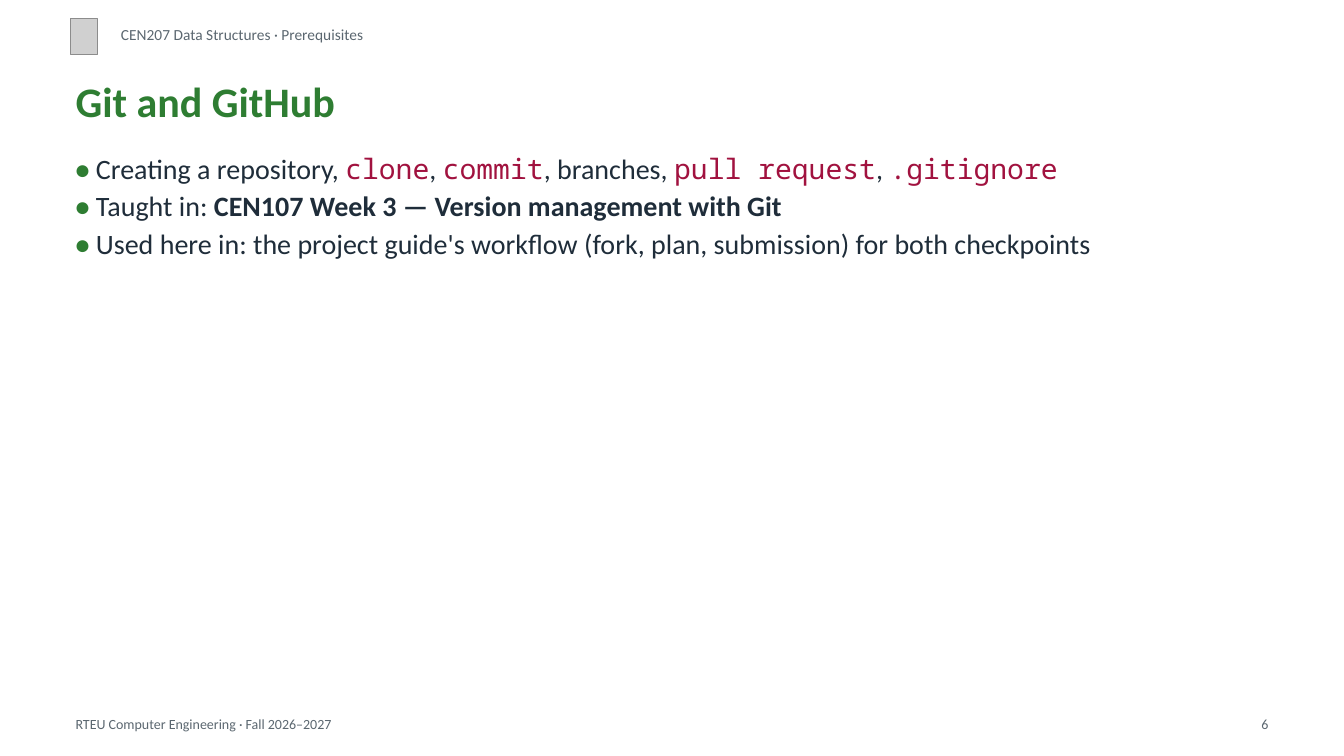
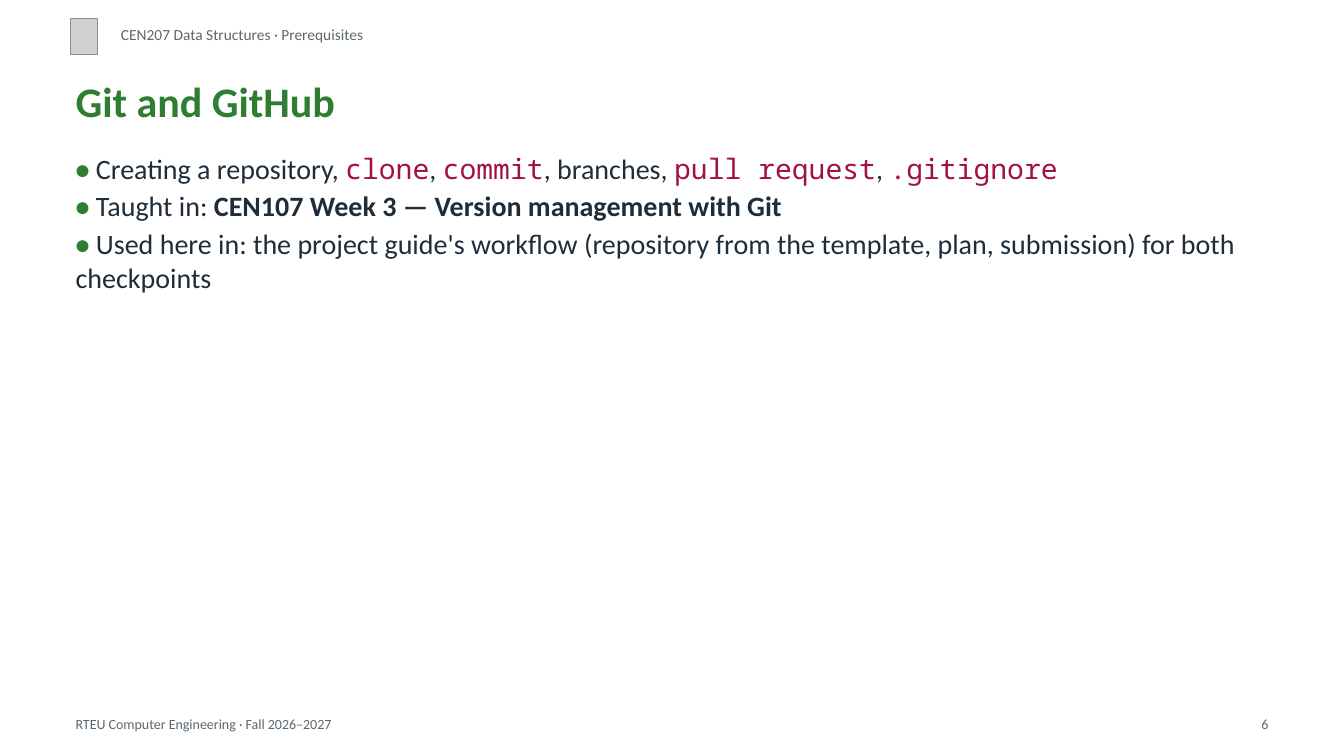
Before and after one commit to ucoruh/ce205-data-structures, a slide deck: slide 6 of docs/prerequisites/cen207-prerequisites-slides.en.pptx. Drawn at 1344x756 pixels with LibreOffice and Linux fonts; fonts in the diff are those of the drawing; grey boxes stand for pictures. Boxes give left, top, right and bottom in pixels: in the first picture for what was removed or moved away, otherwise in the second. Text is boxed around its words. In the diff, an @@ line names an element or a change of style, - is before the commit and + after.

Commit message:
Teams of at most 5, 10-minute demo slots, repository from template (no fork), shared team list; outputs rebuilt

```diff
--- a/docs/prerequisites/cen207-prerequisites-slides.en.pptx
+++ b/docs/prerequisites/cen207-prerequisites-slides.en.pptx
@@ text at (76,233,1235,293): text changed @@
-• Used here in: the project guide's workflow (fork, plan, submission) for both checkpoints
+• Used here in: the project guide's workflow (repository from the template, plan, submission) for both checkpoints
```
Also in this commit, not shown: 1 other slide changed, 45 other files.
